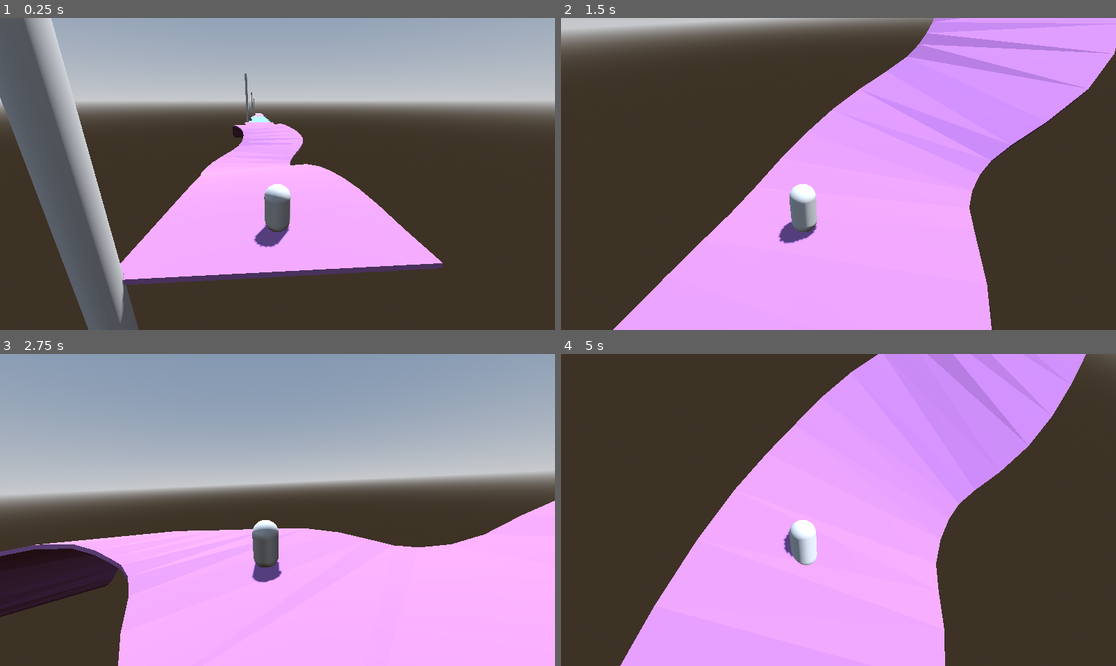
Above: before the commit, frames 1-4 (two rows, left to right).
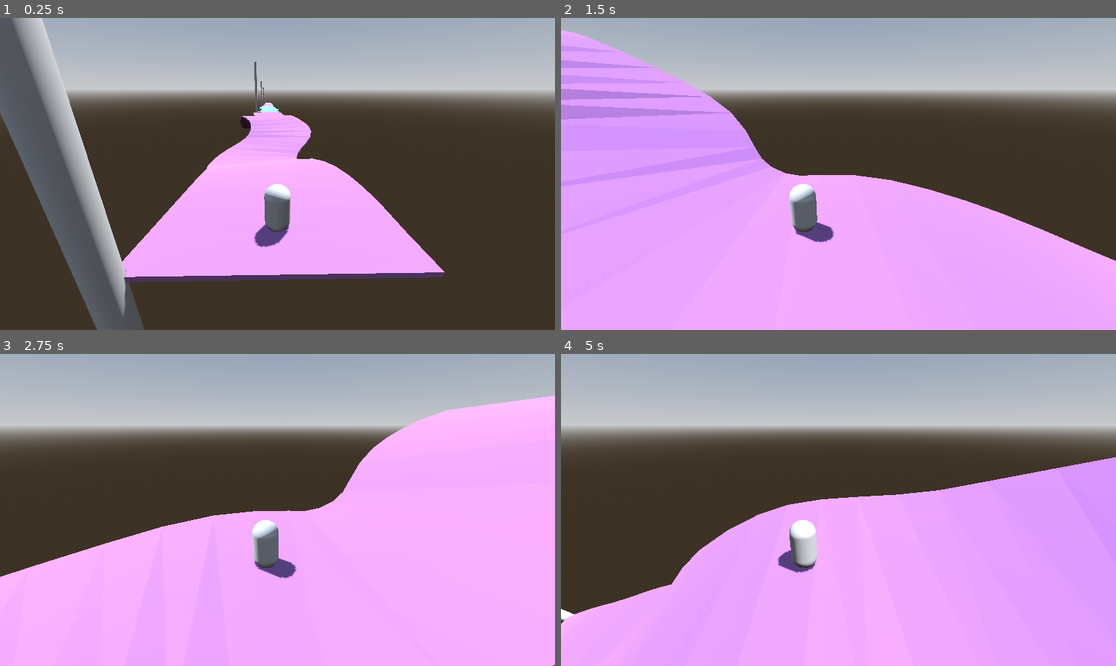
Above: after the commit, the same moments.

Repository: ludovancy/endless-roller
Game: Godot game, scene res://world.tscn
Same seed, same stepped clock (60 frames per second), same inputs: the game is played once before the commit and once after it.
Inputs (mouse positions are in pixels of both pictures, inside the frame that each line leads up to):
- Up to frame 1 (0.25 s): no input
- Up to frame 2 (1.5 s): tap Enter at 0.5 s; move the mouse to (960, 158) at 0.52 s; hold Right (ui_right) 0.53-1.25 s; click (960, 158) at 0.67 s; drag from (727, 189) to (810, 236) at 1.27 s
- Up to frame 3 (2.75 s): move the mouse to (333, 441) at 2.02 s; hold Right (ui_right) from 2.03 s (still down)
- Up to frame 4 (5 s): release Right (ui_right) at 2.75 s; drag from (810, 572) to (672, 463) at 2.77 s; move the mouse to (1005, 556) at 3.52 s; hold Left (ui_left) 3.53-4.25 s; drag from (672, 463) to (755, 432) at 4.27 s

The runs differ from the first frame. In frame 1, 12% of the frame differs, in the area x 0-100%, y 0-100%; in frame 2, 65%; in frame 3, 56%; in frame 4, 60%.

Commit message:
Rotate player more subtly

Diff:
--- a/src/world.gd
+++ b/src/world.gd
@@ -47,4 +47,3 @@
 		cycle_path()
 	var move := paths[path_index].get_baked_point(t)
 	path_root.transform = move.inverse()
-	player.basis = move.basis.rotated(Vector3.UP, PI)
--- a/world.tscn
+++ b/world.tscn
@@ -26,6 +26,5 @@
 shadow_enabled = true
 
 [node name="Player" parent="." instance=ExtResource("1_5rmnj")]
-transform = Transform3D(-1, 0, -8.74228e-08, 0, 1, 0, 8.74228e-08, 0, -1, 0, 0, 0)
 
 [node name="PathRoot" type="Node3D" parent="."]
